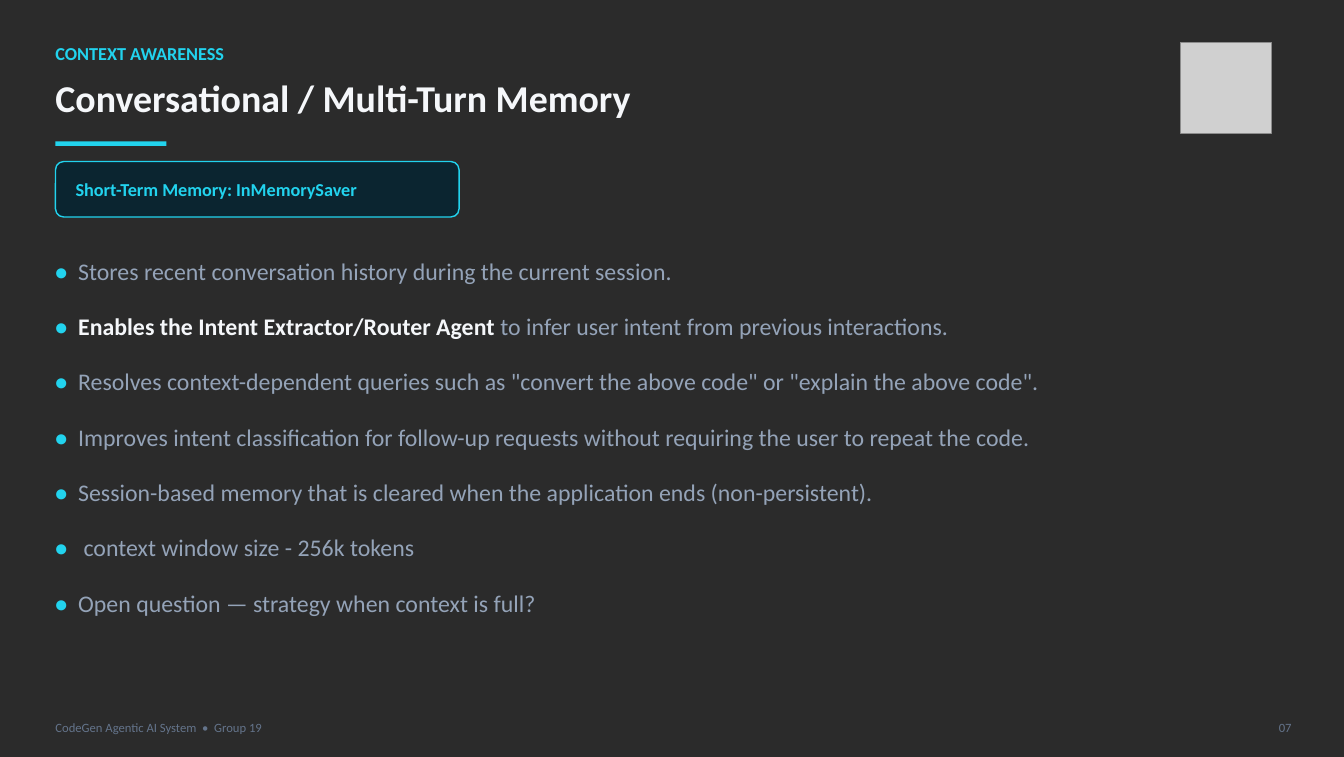
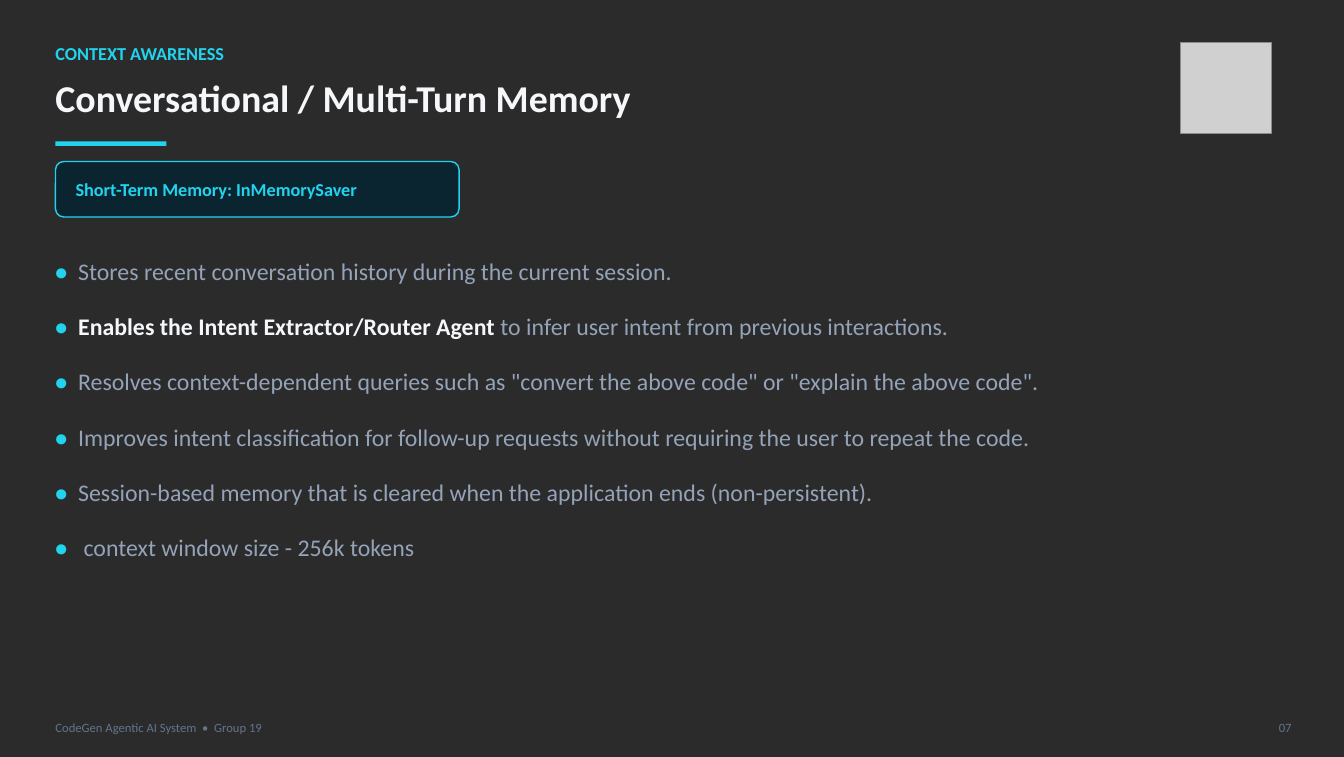
Before and after one commit to nayanjha16/CodeGen-Implementations-May_26, a slide deck: slide 6 of CodeGen-6 PPT final.pptx. Drawn at 1344x757 pixels with LibreOffice and Linux fonts; fonts in the diff are those of the drawing; grey boxes stand for pictures; background and template pictures are left out; a plain dark background stands for a picture behind light text. Boxes give left, top, right and bottom in pixels: in the first picture for what was removed or moved away, otherwise in the second. Text is boxed around its words. In the diff, an @@ line names an element or a change of style, - is before the commit and + after.

```diff
--- a/CodeGen-6 PPT final.pptx
+++ b/CodeGen-6 PPT final.pptx
@@ text at (78,595,536,616): paragraph removed @@
-• Open question — strategy when context is full?
```
Also in this commit, not shown: 5 other slides changed, 1 slide removed.
